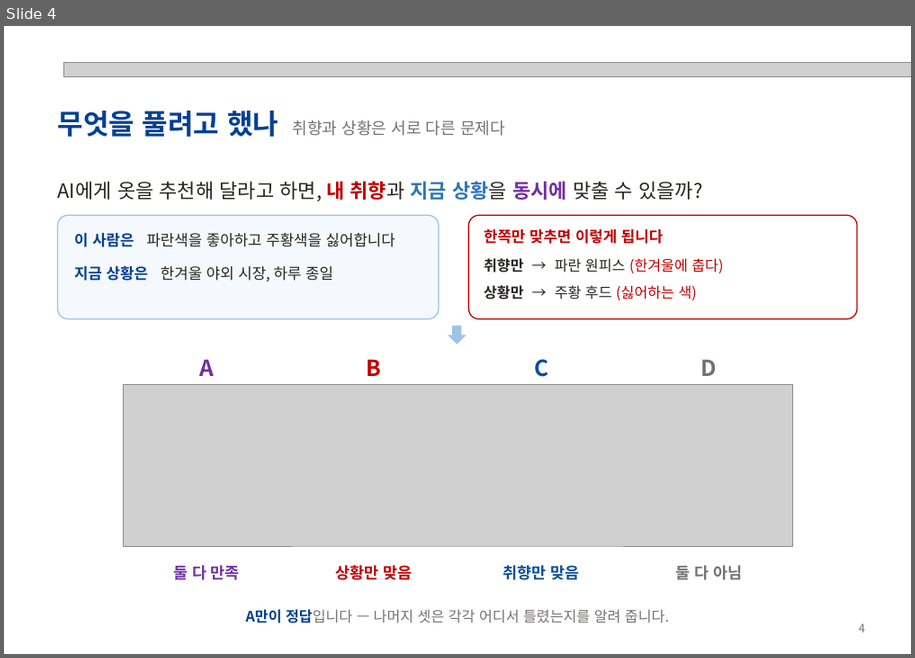
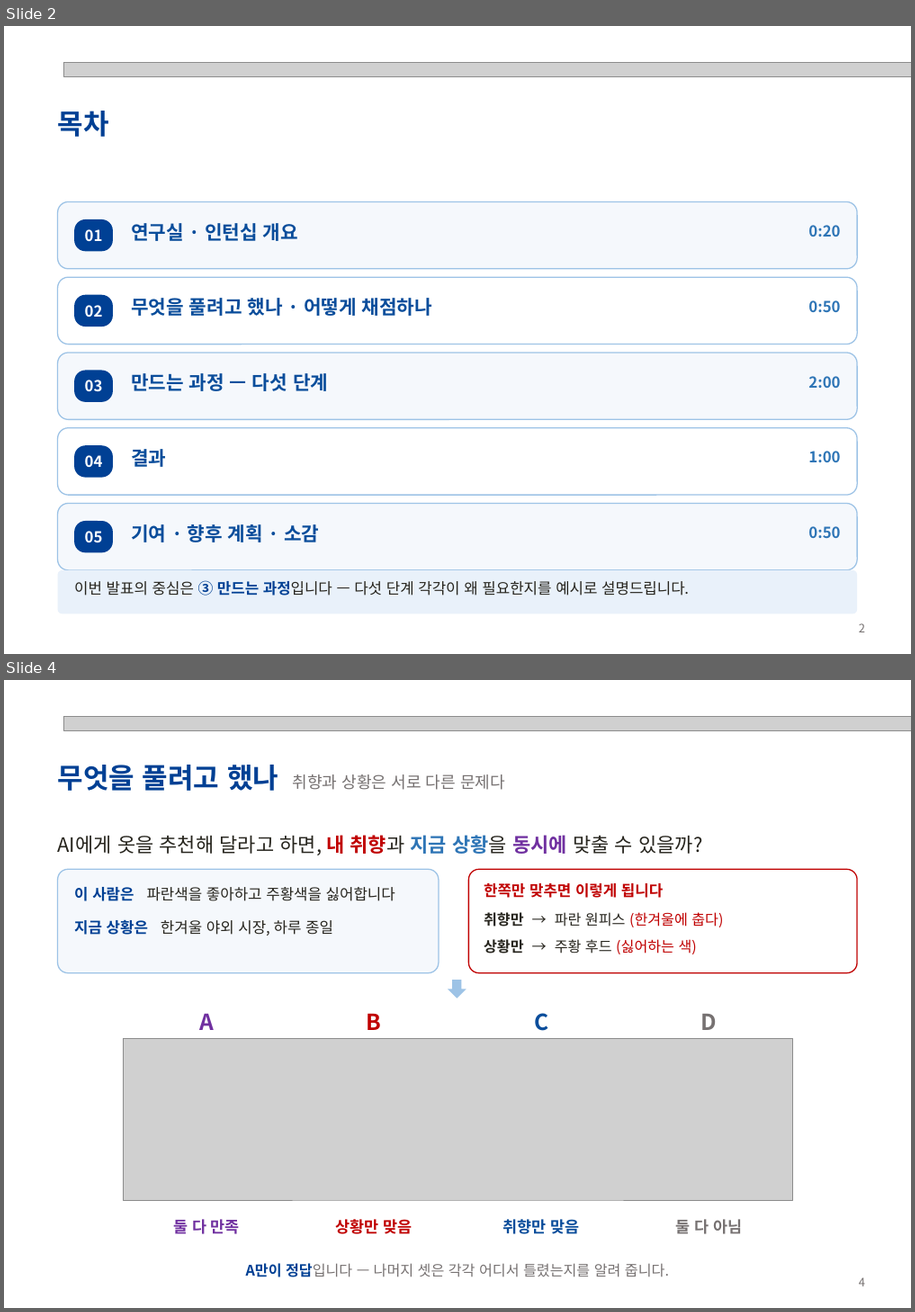
Before and after one commit to hjhj6411/tpo, a slide deck: presentation/POD-Bench_성과발표.pptx. Shown one above the other, each under a label of ours: slide 4 before the commit, slides 2 and 4 after it; the slides between them are not shown. The pictures are 915x658 and 915x1312 pixels, drawn with LibreOffice and Linux fonts; fonts in the diff are those of the drawing; grey boxes stand for pictures. Boxes give left, top, right and bottom in pixels: in the first picture for what was removed or moved away, otherwise in the second. Text is boxed around its words. In the diff, an @@ line names an element or a change of style, - is before the commit and + after.

```diff
--- a/presentation/POD-Bench_성과발표.pptx
+++ b/presentation/POD-Bench_성과발표.pptx
@@ slide 2 added at <box>4,26,911,654</box>, background #FFFFFF @@
@@ picture added at <box>64,63,911,77</box> @@
@@ text added at <box>58,111,109,137</box>, 24 pt, text #004094, bold @@
+목차
@@ rounded rectangle added at <box>58,202,857,269</box>, fill #F5F8FC, outline #9DC3E6 1 pt @@
@@ rounded rectangle added at <box>74,220,113,251</box>, fill #004094, 13 pt, text #FFFFFF, bold @@
+01
@@ text added at <box>131,223,298,241</box>, 16.5 pt, text #0A4D9B, bold @@
+연구실 · 인턴십 개요
@@ text added at <box>809,225,840,237</box>, 13 pt, text #2E75B6, bold @@
+0:20
@@ rounded rectangle added at <box>58,277,857,345</box>, fill #FFFFFF, outline #9DC3E6 1 pt @@
@@ rounded rectangle added at <box>74,295,113,327</box>, fill #004094, 13 pt, text #FFFFFF, bold @@
+02
@@ text added at <box>131,298,432,316</box>, 16.5 pt, text #0A4D9B, bold @@
+무엇을 풀려고 했나 · 어떻게 채점하나
@@ text added at <box>809,300,840,313</box>, 13 pt, text #2E75B6, bold @@
+0:50
@@ rounded rectangle added at <box>58,353,857,419</box>, fill #F5F8FC, outline #9DC3E6 1 pt @@
@@ rounded rectangle added at <box>74,371,113,402</box>, fill #004094, 13 pt, text #FFFFFF, bold @@
+03
@@ text added at <box>131,373,328,391</box>, 16.5 pt, text #0A4D9B, bold @@
+만드는 과정 — 다섯 단계
@@ text added at <box>809,376,840,388</box>, 13 pt, text #2E75B6, bold @@
+2:00
@@ rounded rectangle added at <box>58,428,857,495</box>, fill #FFFFFF, outline #9DC3E6 1 pt @@
@@ rounded rectangle added at <box>74,445,113,478</box>, fill #004094, 13 pt, text #FFFFFF, bold @@
+04
@@ text added at <box>131,449,166,467</box>, 16.5 pt, text #0A4D9B, bold @@
+결과
@@ text added at <box>809,451,840,462</box>, 13 pt, text #2E75B6, bold @@
+1:00
@@ rounded rectangle added at <box>58,504,857,570</box>, fill #F5F8FC, outline #9DC3E6 1 pt @@
@@ rounded rectangle added at <box>74,521,113,552</box>, fill #004094, 13 pt, text #FFFFFF, bold @@
+05
@@ text added at <box>131,525,319,543</box>, 16.5 pt, text #0A4D9B, bold @@
+기여 · 향후 계획 · 소감
@@ text added at <box>809,526,840,538</box>, 13 pt, text #2E75B6, bold @@
+0:50
@@ rounded rectangle added at <box>58,570,857,614</box>, fill #E9F1FA @@
@@ text added at <box>74,580,689,596</box>, 13 pt, text #27251E @@
+이번 발표의 중심은 ③ 만드는 과정입니다 — 다섯 단계 각각이 왜 필요한지를 예시로 설명드립니다.
@@ text added at <box>859,624,865,633</box>, 10 pt, text #767171 @@
+2
```
Also in this commit, not shown: 8 slides changed, 7 other slides added, 3 slides removed, 5 other files.
